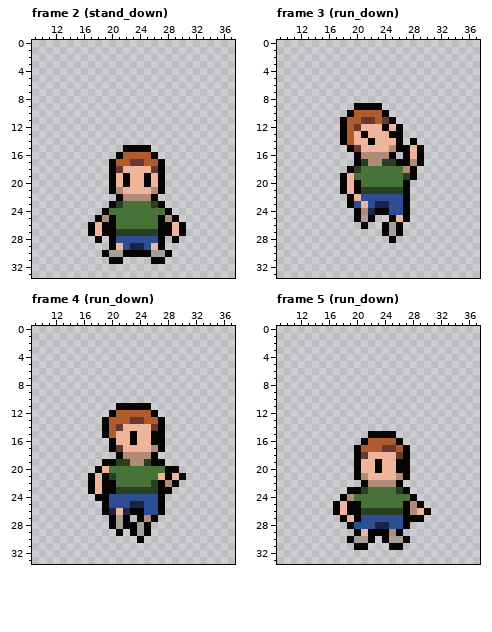
A pixel-art file gets an edit: art/characters/playerA.aseprite. The first picture shows the starting point.
48x48 pixels, 69 frames. Shown: frame 2 (stand_down): x 9..37, y 0..33; frame 3 (run_down): x 9..37, y 0..33; frame 4 (run_down): x 9..37, y 0..33; frame 5 (run_down): x 9..37, y 0..33. The commit also changed other frames, which this record leaves out.
And afterwards:
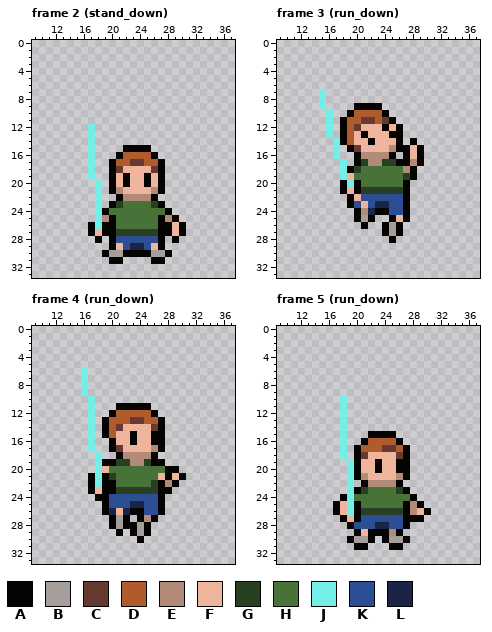
Palette (. is transparent): A #050403  B #a69e9a  C #673931  D #b05b2c  E #b28b78  F #eeb59c  G #293f21  H #477238  J #73efe8  K #2b4e95  L #1b2447
Changes in this commit:
layer "Layer 2" now shown
--- frame 2 (stand_down), layer "Layer 2"
@@ x 15..20 @@
 11 ......
-12 ......
-13 ......
-14 ......
-15 ......
-16 ......
-17 .....A
-18 .....A
-19 .....A
-20 .....A
-21 .....A
-22 ......
-23 .....A
-24 ....AH
-25 ...AEA
-26 ..AFAA
+12 ..J...
+13 ..J...
+14 ..J...
+15 ..J...
+16 ..J...
+17 ..J..A
+18 ..J..A
+19 ..J..A
+20 ...J.A
+21 ...J.A
+22 ...J..
+23 ...J.A
+24 ...JAH
+25 ...JEA
+26 ..AJAA
 27 ..AFAA
--- frame 3 (run_down), layer "Layer 2"
@@ x 13..21 @@
  6 .........
- 7 .........
- 8 .........
- 9 .......AA
-10 ......ADD
-11 .....ADDC
-12 .....ADCF
-13 .....ADFA
-14 .....ADFF
-15 ......ACF
-16 .......AE
-17 .......AG
-18 ......AGH
-19 .....AFHH
-20 .....AFAH
+ 7 ..J......
+ 8 ..J......
+ 9 ..J....AA
+10 ...J..ADD
+11 ...J.ADDC
+12 ...J.ADCF
+13 ...J.ADFA
+14 ....JADFF
+15 ....J.ACF
+16 ....J..AE
+17 .....J.AG
+18 .....JAGH
+19 .....JFHH
+20 .....AJAH
 21 .....AFAG
--- frame 4 (run_down), layer "Layer 2"
@@ x 14..20 @@
  5 .......
- 6 .......
- 7 .......
- 8 .......
- 9 .......
-10 .......
-11 .......
-12 ......A
-13 .....AD
-14 .....AD
-15 .....AD
-16 ......A
-17 ......A
-18 .......
-19 .....AA
-20 ....AFH
-21 ...AFAG
-22 ...AFAA
+ 6 ..J....
+ 7 ..J....
+ 8 ..J....
+ 9 ..J....
+10 ...J...
+11 ...J...
+12 ...J..A
+13 ...J.AD
+14 ...J.AD
+15 ...J.AD
+16 ...J..A
+17 ...J..A
+18 ....J..
+19 ....JAA
+20 ....JFH
+21 ...AJAG
+22 ...AJAA
 23 ...AFAA
--- frame 5 (run_down), layer "Layer 2"
@@ x 16..21 @@
  9 ......
-10 ......
-11 ......
-12 ......
-13 ......
-14 ......
-15 ......
-16 .....A
-17 ....AD
-18 ....AC
-19 ....AF
-20 ....AF
-21 ....AE
-22 .....A
-23 ...AAG
-24 ..AEHH
-25 .AFAAH
-26 .AFAAG
+10 ..J...
+11 ..J...
+12 ..J...
+13 ..J...
+14 ..J...
+15 ..J...
+16 ..J..A
+17 ..J.AD
+18 ..J.AC
+19 ...JAF
+20 ...JAF
+21 ...JAE
+22 ...J.A
+23 ...JAG
+24 ..AJHH
+25 .AFJAH
+26 .AFJAG
 27 ..AFAK
Boxes around the changes in both pictures, in picture pixels (x1, y1, x2, y2):
changed: (88, 124, 102, 229)
changed: (319, 89, 354, 187)
changed: (81, 368, 102, 487)
changed: (340, 396, 354, 515)
